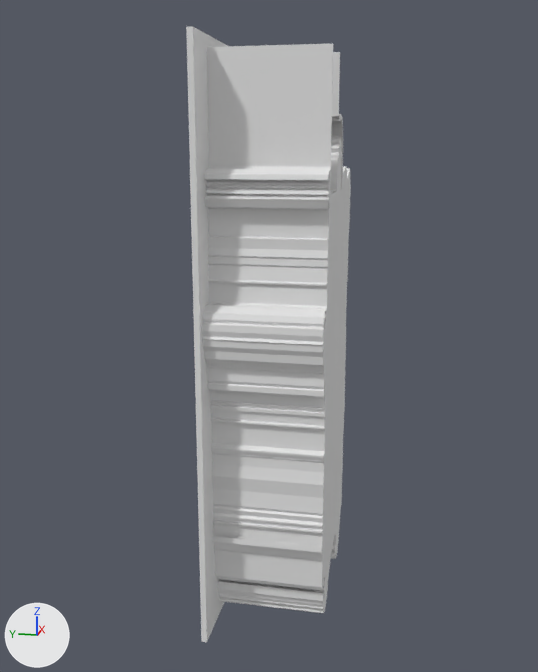
The glTF model version one/out_3d/42_21.glb as it was, and as the next commit left it.
Both versions are drawn from a 50 mm lens placed at (-17.06, -5.28, 12.92), pointed at (4.88, -0.9, 7.43). Lighting does not change. The marker at lower left points along +X, +Y and +Z. Where no turn or scale is listed for an object, it has been applied to the vertices.

The scene before the commit, as lines of its bpy script (objects in view):
```python
me_geometry_0 = bpy.data.meshes.new('geometry_0')
me_geometry_0.from_pydata(...)  # 864 vertices, 1720 faces; spans x 0.0..10.2, y -3.2..0.0, z 0.0..15.6
ob_geometry_0 = bpy.data.objects.new('geometry_0', me_geometry_0)
ob_geometry_0.location = (0.0, 0.0, 0.0)
```
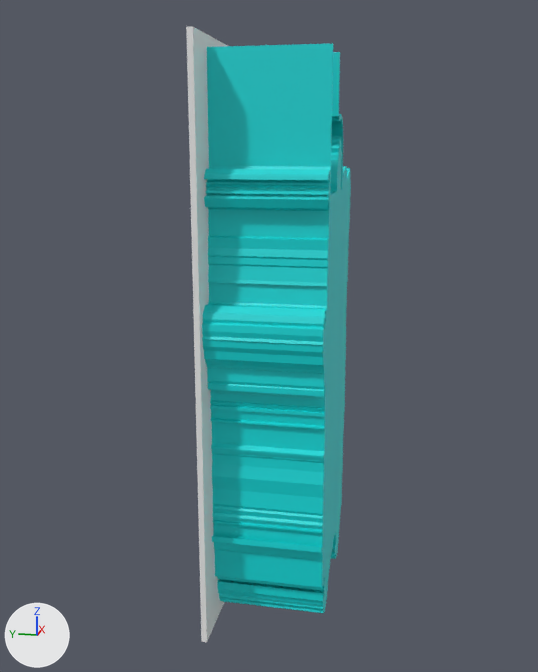
Location of each change, [x1, y1, x2, y2] in pixels of the pictures (538 x 672 px; the box of a moved part takes in the faces that stretch with it):
part 1 of me_geometry_0, moved or reshaped
    before: [202, 184, 347, 375]
    after: [202, 184, 329, 370]
part 2 of me_geometry_0, moved or reshaped
    both: [221, 542, 335, 613]
part 3 of me_geometry_0, built on
    before: [324, 380, 345, 462]
    after: [343, 344, 346, 432]
part 4 of me_geometry_0, moved or reshaped
    before: [348, 176, 351, 193]
    after: [349, 170, 351, 220]
part 5 of me_geometry_0, recoloured (grey to cyan)
    both: [192, 27, 351, 613]

The change, as a diff of the scene's bpy script:
```diff
--- a/version one/out_3d/42_21.glb.py
+++ b/version one/out_3d/42_21.glb.py
@@ mat_defaultmaterial @@
+mat_defaultmaterial = bpy.data.materials.new('DefaultMaterial')
+mat_defaultmaterial.use_nodes = True; mat_defaultmaterial.node_tree.nodes.clear()
+_N = mat_defaultmaterial.node_tree.nodes; _L = mat_defaultmaterial.node_tree.links
+n0 = _N.new('ShaderNodeOutputMaterial'); n0.name = 'Material Output'
+n1 = _N.new('ShaderNodeBsdfPrincipled'); n1.name = 'Principled BSDF'
+n2 = _N.new('ShaderNodeVertexColor'); n2.name = 'Color Attribute'
+_L.new(n1.outputs[0], n0.inputs[0])  # 'BSDF' to 'Surface'
+_L.new(n2.outputs[0], n1.inputs[0])  # 'Color' to 'Base Color'
@@ me_geometry_0 @@
 # used by ob_geometry_0; location = (0.0, 0.0, 0.0)
-me_geometry_0.from_pydata(...)  # 864 vertices, 1720 faces; spans x 0.0..10.2, y -3.2..0.0, z 0.0..15.6
+me_geometry_0.from_pydata(...)  # 868 vertices, 1728 faces; spans x 0.0..10.2, y -3.2..0.0, z 0.0..15.6
+# me_geometry_0 part 1: 10 vertices moved within x 0.3..0.7, y -3.2, z 8.8..9.1; 8 vertices removed from x 0.9, y -3.2..-0.2, z 9.8..12.1; 4 vertices added at x 0.8, y -3.2..-0.2, z 12.0..12.1
+# me_geometry_0 part 2: 10 vertices moved within x 0.7..4.2, y -3.2, z 0.3..2.7
+# me_geometry_0 part 3: 1 vertex moved within x 6.2, y -3.2, z 5.8; 6 vertices added at x 6.1..6.2, y -3.2..-0.2, z 4.2..6.9
+# me_geometry_0 part 4: 2 vertices moved within x 6.4, y -3.2..-0.2, z 12.0; 2 vertices added at x 6.4, y -3.2..-0.2, z 12.0
+# me_geometry_0 part 5: 916 faces spanning x 0.0..10.2, y -3.2..0.0, z 0.0..15.6 switch from no material to mat_defaultmaterial
```
